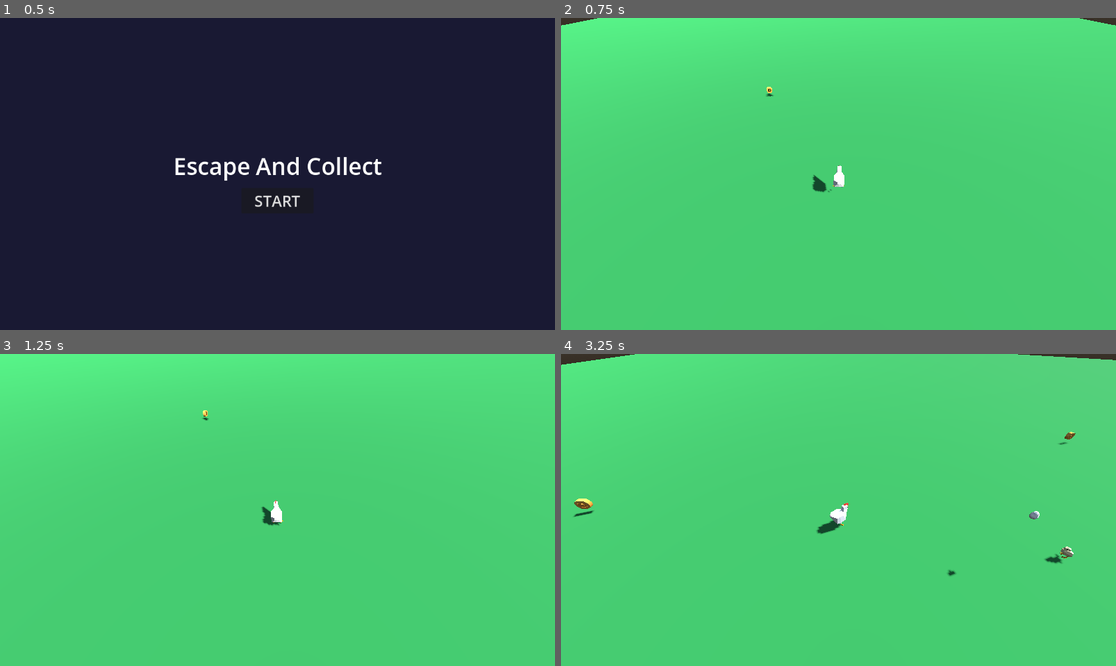
Above: before the commit, frames 1-4 (two rows, left to right).
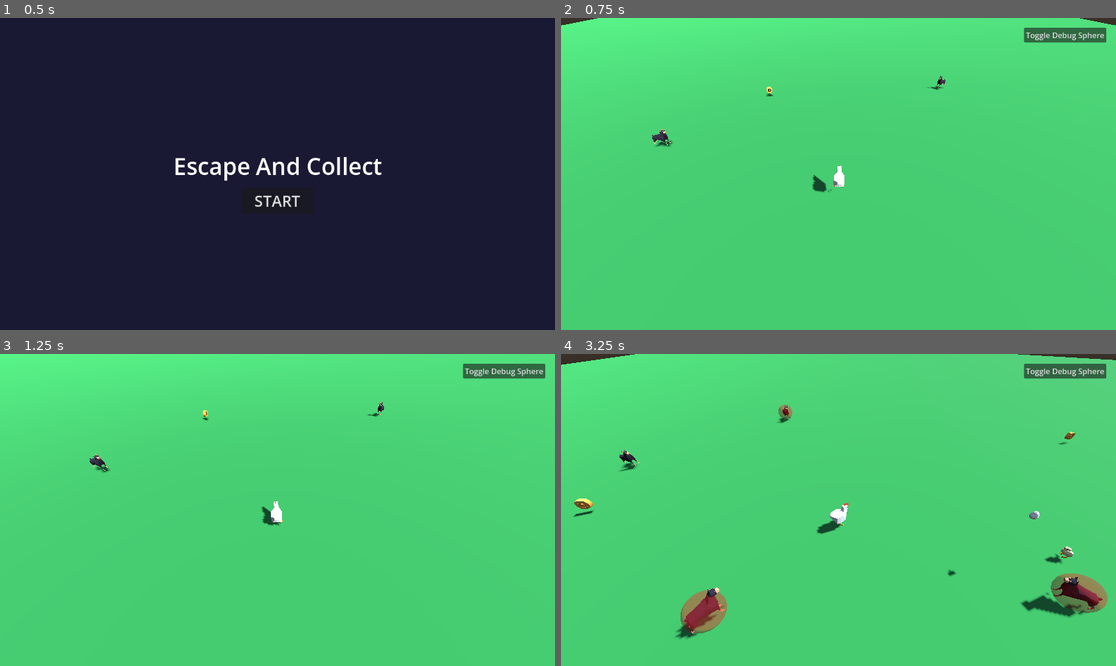
Above: after the commit, the same moments.

Repository: ateliee/escape-and-collect
Game: Godot game, scene res://Scenes/Main.tscn
The game is run twice, just before and just after one commit, with the same random seed, the same clock (stepped at 60 frames per second) and the same inputs.
Inputs (mouse positions are in pixels of both pictures, inside the frame that each line leads up to):
- Up to frame 1 (0.5 s): no input
- Up to frame 2 (0.75 s): click "START" at 0.5 s
- Up to frame 3 (1.25 s): no input
- Up to frame 4 (3.25 s): click (1066, 369) at 1.25 s, where only the run after the commit has a clickable "Toggle Debug Sphere"; move the mouse to (960, 494) at 2.02 s; hold D (move_right) 2.03-2.78 s; tap E (action_throw) at 2.1 s; click (960, 494) at 2.17 s; move the mouse to (727, 525) at 2.77 s; hold S (move_back) from 2.78 s (still down); tap Shift (dash) at 2.85 s

Frame 1 is identical in both runs. In frame 2, 0.9% of the frame differs, in the area x 16-99%, y 3-42%; in frame 3, 0.9%; in frame 4, 3.3%, in the area x 10-99%, y 3-92%.

Commit message:
feat: add debug mesh toggle functionality to enemies and implement inspection scripts for model AABB calculation

Diff:
--- a/Scenes/Entities/Enemy.tscn
+++ b/Scenes/Entities/Enemy.tscn
@@ -1,23 +1,37 @@
-[gd_scene load_steps=5 format=3 uid="uid://df2m1x7a98y4c"]
+[gd_scene format=3 uid="uid://df2m1x7ba8y4c"]
 
-[ext_resource type="Script" path="res://Scripts/Entities/Enemy.gd" id="1_enemy"]
-[ext_resource type="PackedScene" path="res://Assets/Models/dog.glb" id="2_model"]
+[ext_resource type="Script" uid="uid://dp4kwij5tf5oy" path="res://Scripts/Entities/Enemy.gd" id="1_enemy"]
+[ext_resource type="PackedScene" uid="uid://b7h67scv4ncny" path="res://Assets/Models/dog.glb" id="2_model"]
 
 [sub_resource type="CapsuleShape3D" id="CapsuleShape3D_y1b2a"]
-radius = 0.4
-height = 1.0
+radius = 0.92626953
+height = 1.8525391
 
-[node name="Enemy" type="CharacterBody3D" groups=["enemy"]]
+[sub_resource type="StandardMaterial3D" id="StandardMaterial3D_red"]
+transparency = 1
+albedo_color = Color(1, 0, 0, 0.4)
+
+[sub_resource type="SphereMesh" id="SphereMesh_debug"]
+material = SubResource("StandardMaterial3D_red")
+radius = 1.0
+height = 2.0
+
+[node name="Enemy" type="CharacterBody3D" unique_id=523069977 groups=["enemy"]]
 collision_layer = 4
 collision_mask = 3
 script = ExtResource("1_enemy")
 
-[node name="CollisionShape3D" type="CollisionShape3D" parent="."]
-transform = Transform3D(1, 0, 0, 0, 1, 0, 0, 0, 1, 0, 0.5, 0)
+[node name="CollisionShape3D" type="CollisionShape3D" parent="." unique_id=1875745727]
+transform = Transform3D(1, 0, 0, 0, 1, 0, 0, 0, 1, 0, 0.876709, 0)
 shape = SubResource("CapsuleShape3D_y1b2a")
 
-[node name="ModelRoot" type="Node3D" parent="."]
-transform = Transform3D(1.0, 0, 0, 0, 1.0, 0, 0, 0, 1.0, 0, 0, 0)
+[node name="ModelRoot" type="Node3D" parent="." unique_id=1862036649]
+transform = Transform3D(2, 0, 0, 0, 2, 0, 0, 0, 2, 0, 0, 0)
 
-[node name="dog" parent="ModelRoot" instance=ExtResource("2_model")]
-transform = Transform3D(-4.37114e-08, 0, -1, 0, 1, 0, 1, 0, -4.37114e-08, 0, 0, 0)
+[node name="dog" parent="ModelRoot" unique_id=1030331462 instance=ExtResource("2_model")]
+transform = Transform3D(-1.7484556e-08, 0, 0.4, 0, 0.4, 0, -0.4, 0, -1.7484556e-08, 0.29313296, 1.3639101, -0.4886553)
+
+[node name="DebugMesh" type="MeshInstance3D" parent="." unique_id=156947032]
+transform = Transform3D(1, 0, 0, 0, 1, 0, 0, 0, 1, 0, 1, 0)
+visible = false
+mesh = SubResource("SphereMesh_debug")
--- a/Scripts/Entities/Enemy.gd
+++ b/Scripts/Entities/Enemy.gd
@@ -54,3 +54,7 @@
 		# if collider and collider.is_in_group("player"):
 		# 	if collider.has_method("die"):
 		# 		collider.die()
+
+func toggle_debug(show: bool):
+	if has_node("DebugMesh"):
+		$DebugMesh.visible = show
--- a/Scripts/Game/World.gd
+++ b/Scripts/Game/World.gd
@@ -45,6 +45,28 @@
 	cleanup_timer.autostart = true
 	cleanup_timer.timeout.connect(_cleanup_distant_objects)
 	add_child(cleanup_timer)
+
+	if OS.is_debug_build():
+		var canvas = CanvasLayer.new()
+		canvas.layer = 100 # Ensure it renders on top
+		add_child(canvas)
+		var btn = Button.new()
+		btn.text = "Toggle Debug Sphere"
+
+		# Better layout system for responsive fullscreen UI
+		btn.set_anchors_preset(Control.PRESET_TOP_RIGHT)
+		btn.grow_horizontal = Control.GROW_DIRECTION_BEGIN
+		btn.offset_right = -20
+		btn.offset_top = 20
+
+		btn.pressed.connect(_on_debug_toggle)
+		canvas.add_child(btn)
+
+func _on_debug_toggle():
+	var enemies = get_tree().get_nodes_in_group("enemy")
+	for enemy in enemies:
+		if enemy.has_method("toggle_debug"):
+			enemy.toggle_debug(not enemy.get_node("DebugMesh").visible)
 
 func _process(_delta):
 	if is_instance_valid(player):
--- /dev/null
+++ b/get_aabb.gd
@@ -0,0 +1,10 @@
+extends SceneTree
+func _init():
+    var scene = preload("res://Assets/Models/dog.glb")
+    var dog = scene.instantiate()
+    var mesh_inst = dog.get_node("Cube_Cube_001") as MeshInstance3D
+    var aabb = mesh_inst.get_aabb()
+    print("AABB Position: ", aabb.position)
+    print("AABB Size: ", aabb.size)
+    print("Center: ", aabb.position + aabb.size / 2.0)
+    quit()
--- a/project.godot
+++ b/project.godot
@@ -18,6 +18,10 @@
 run/main_scene="res://Scenes/Main.tscn"
 config/features=PackedStringArray("4.6", "Forward Plus")
 config/icon="res://icon.svg"
+
+[display]
+
+window/size/mode=3
 
 [input]
 
@@ -62,13 +66,6 @@
 ]
 }
 
-[display]
-
-window/size/viewport_width=1152
-window/size/viewport_height=648
-window/size/mode=3
-window/size/initial_position_type=1
-
 [rendering]
 
 textures/vram_compression/import_etc2_astc=true
--- /dev/null
+++ b/test_dog.gd
@@ -0,0 +1,11 @@
+extends SceneTree
+func _init():
+    var scene = preload("res://Assets/Models/dog.glb")
+    var dog = scene.instantiate()
+    print("Dog loaded, type: ", dog.get_class())
+    for child in dog.get_children():
+        print("Child: ", child.name, " type: ", child.get_class())
+        if child is MeshInstance3D:
+            var aabb = child.get_aabb()
+            print("Mesh AABB size: ", aabb.size)
+    quit()
--- /dev/null
+++ b/test_dog2.gd
@@ -0,0 +1,13 @@
+extends SceneTree
+func _init():
+    var scene = preload("res://Assets/Models/dog.glb")
+    var dog = scene.instantiate()
+    var mesh_inst = dog.get_node("Cube_Cube_001") as MeshInstance3D
+    var mesh = mesh_inst.mesh
+    var mat = mesh.surface_get_material(0)
+    print("Material: ", mat)
+    if mat and mat is BaseMaterial3D:
+        print("Transparency mode: ", mat.transparency)
+        print("Albedo color: ", mat.albedo_color)
+        print("Texture: ", mat.albedo_texture)
+    quit()
--- /dev/null
+++ b/test_dog3.gd
@@ -0,0 +1,8 @@
+extends SceneTree
+func _init():
+    var scene = preload("res://Assets/Models/dog.glb")
+    var dog = scene.instantiate()
+    var mesh_inst = dog.get_node("Cube_Cube_001") as MeshInstance3D
+    print("Mesh local transform: ", mesh_inst.transform)
+    print("Mesh position: ", mesh_inst.position)
+    quit()
--- /dev/null
+++ b/test_dog4.gd
@@ -0,0 +1,17 @@
+extends SceneTree
+func _init():
+    var scene = preload("res://Assets/Models/dog.glb")
+    var dog = scene.instantiate()
+    dog.transform = Transform3D(Basis(Vector3(0, 1, 0), -PI/2), Vector3(-0.716, 3.401, 1.182))
+    var mesh_inst = dog.get_node("Cube_Cube_001") as MeshInstance3D
+    var aabb = mesh_inst.get_aabb()
+
+    # Calculate AABB in parent space
+    var xform = dog.transform * mesh_inst.transform
+    var min_p = xform * aabb.position
+    var max_p = xform * (aabb.position + aabb.size)
+    print("New Min: ", min_p)
+    print("New Max: ", max_p)
+    var center = (min_p + max_p) / 2.0
+    print("New Center: ", center)
+    quit()
Not shown, added: get_aabb.gd.uid
Not shown, added: test_dog.gd.uid
Not shown, added: test_dog2.gd.uid
Not shown, added: test_dog3.gd.uid
Not shown, added: test_dog4.gd.uid
